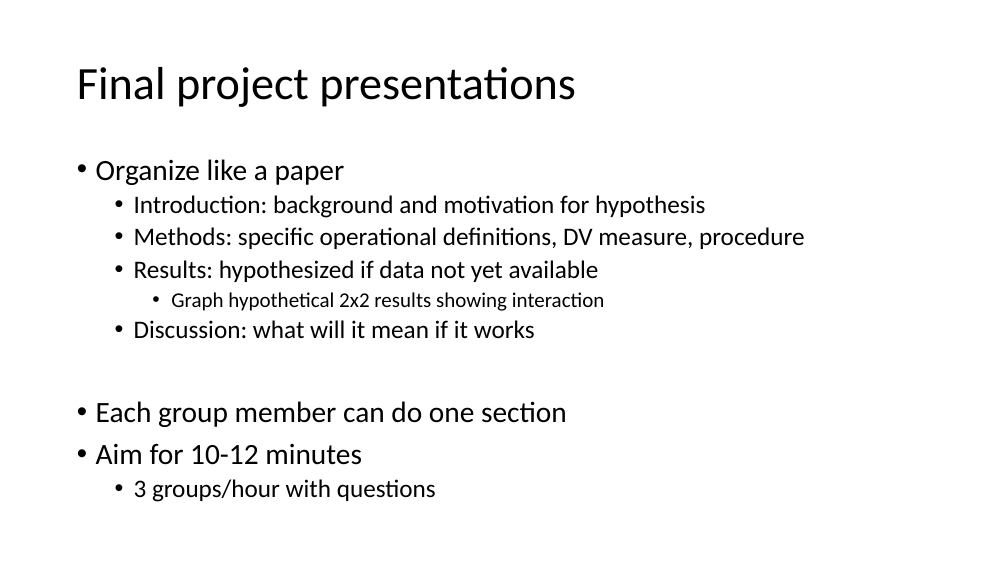
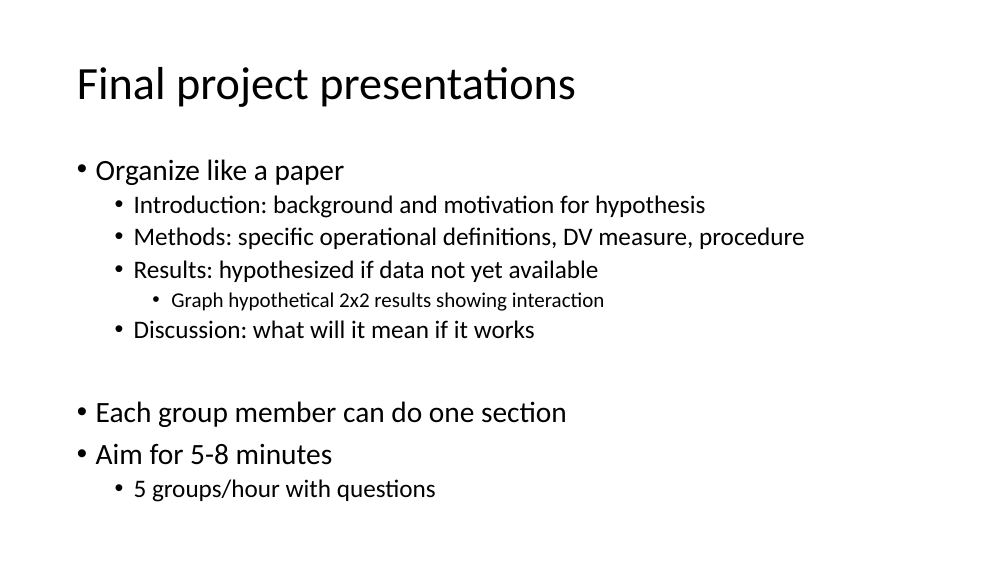
Before and after one commit to preber/Research-Methods, a slide deck: slide 12 of Class Slides 2024/Class 24.pptx. Drawn at 1008x567 pixels with LibreOffice and Linux fonts; fonts in the diff are those of the drawing. Boxes give left, top, right and bottom in pixels: in the first picture for what was removed or moved away, otherwise in the second. Text is boxed around its words. In the diff, an @@ line names an element or a change of style, - is before the commit and + after.

```diff
--- a/Class Slides 2024/Class 24.pptx
+++ b/Class Slides 2024/Class 24.pptx
@@ text at [96, 443, 436, 502]: text changed @@
-• Aim for 10-12 minutes
-  • 3 groups/hour with questions
+• Aim for 5-8 minutes
+  • 5 groups/hour with questions
```
Also in this commit, not shown: 1 other slide changed.
